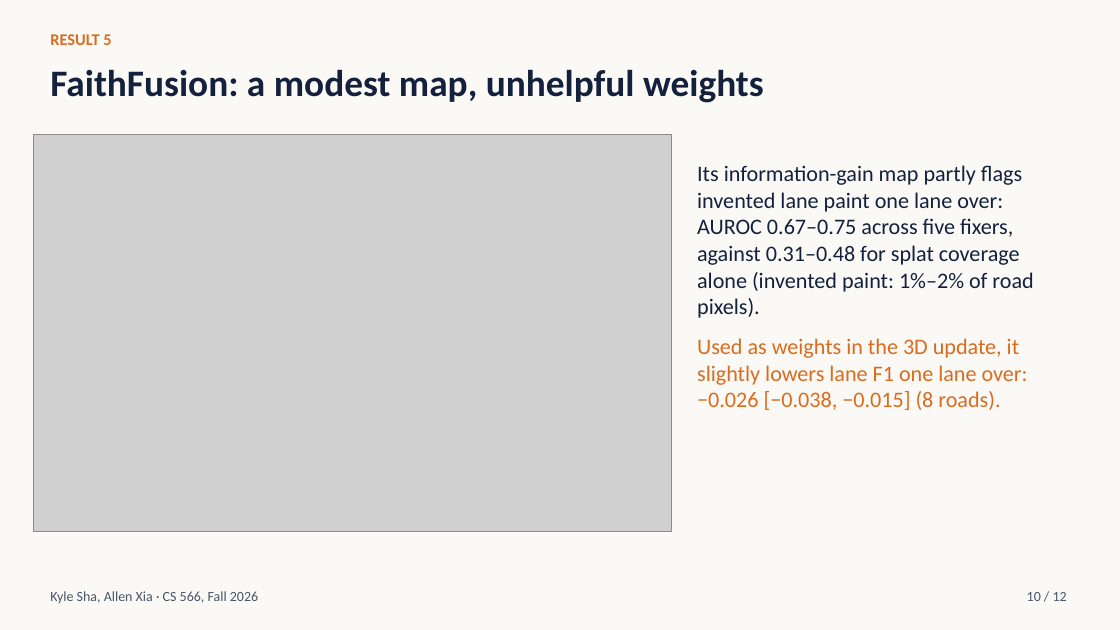
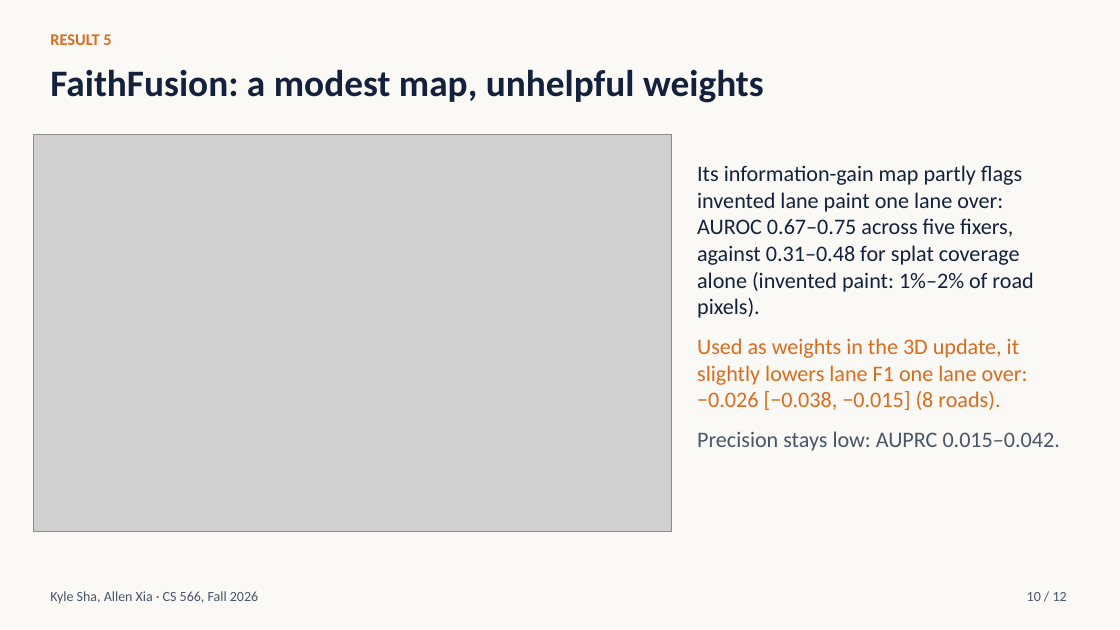
Before and after one commit to ksha23/cs566-drive-sim, a slide deck: slide 10 of docs/cs566_drive_sim_talk.pptx. Drawn at 1120x630 pixels with LibreOffice and Linux fonts; fonts in the diff are those of the drawing; grey boxes stand for pictures. Boxes give left, top, right and bottom in pixels: in the first picture for what was removed or moved away, otherwise in the second. Text is boxed around its words. In the diff, an @@ line names an element or a change of style, - is before the commit and + after.

```diff
--- a/docs/cs566_drive_sim_talk.pptx
+++ b/docs/cs566_drive_sim_talk.pptx
@@ text at (697, 431, 1060, 451): paragraph added @@
+Precision stays low: AUPRC 0.015–0.042.
```
Also in this commit, not shown: 1 other slide changed, 2 other files.
